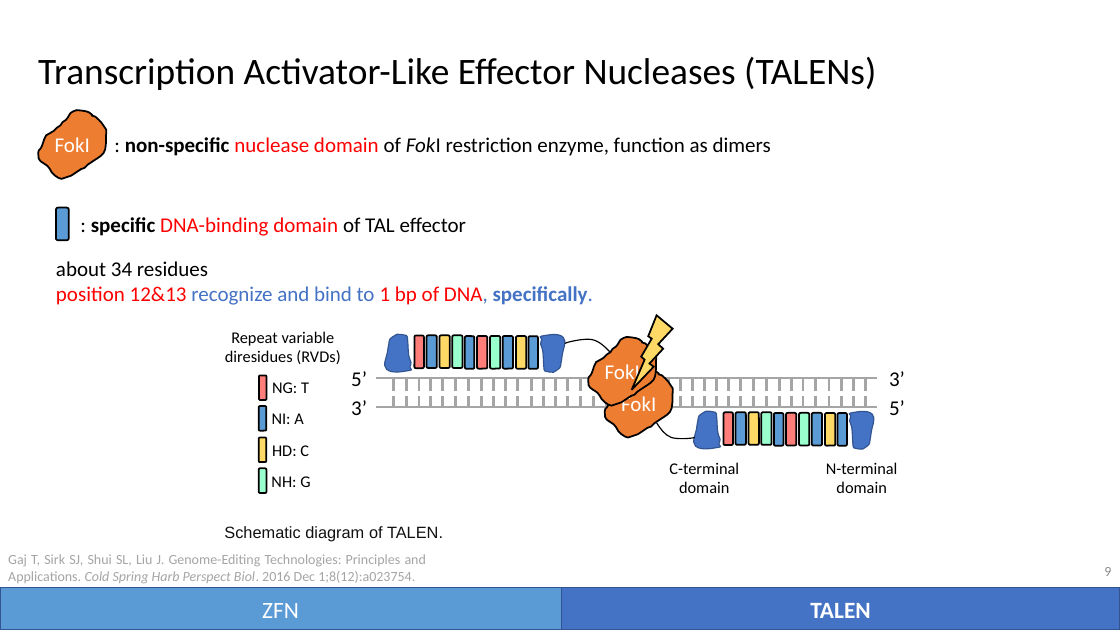
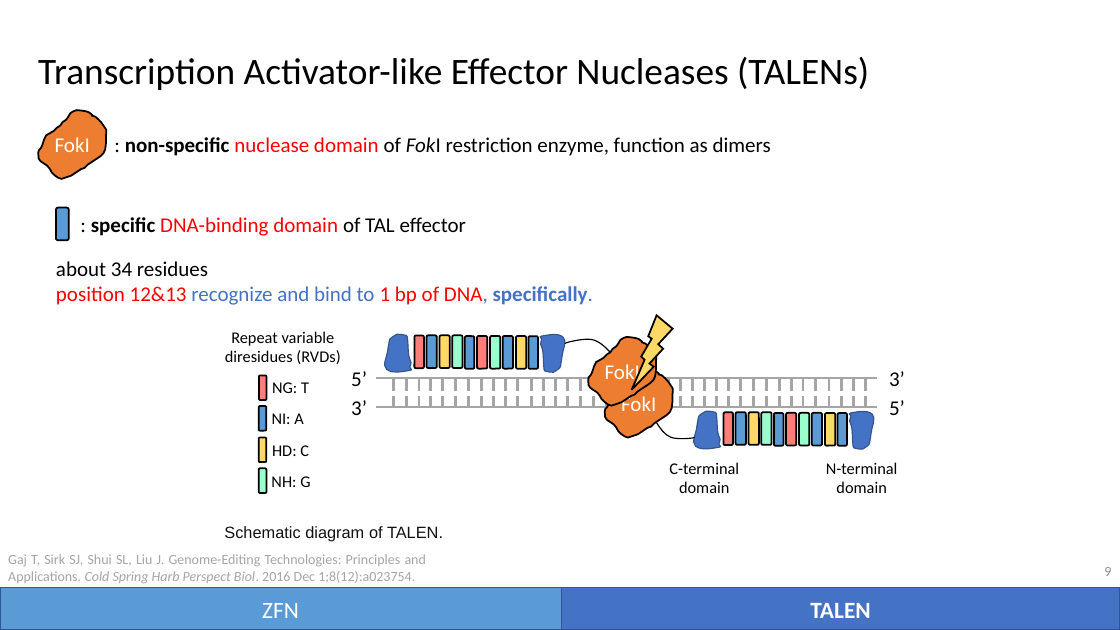
Before and after one commit to vwOvOwv/PKU-Undergraduate-Course, a slide deck: slide 9 of 遗传学(Genetics)/讨论课/Topic-3_遗传学技术/CRISPR-Cas.pptx. Drawn at 1120x630 pixels with LibreOffice and Linux fonts; fonts in the diff are those of the drawing. Boxes give left, top, right and bottom in pixels: in the first picture for what was removed or moved away, otherwise in the second. Text is boxed around its words. In the diff, an @@ line names an element or a change of style, - is before the commit and + after.

```diff
--- a/遗传学(Genetics)/讨论课/Topic-3_遗传学技术/CRISPR-Cas.pptx
+++ b/遗传学(Genetics)/讨论课/Topic-3_遗传学技术/CRISPR-Cas.pptx
@@ text at (38,57,869,90): text changed @@
-Transcription Activator-Like Effector Nucleases (TALENs)
+Transcription Activator-like Effector Nucleases (TALENs)
```
Also in this commit, not shown: 22 other slides changed, 25 slides added, 6 slides removed.
